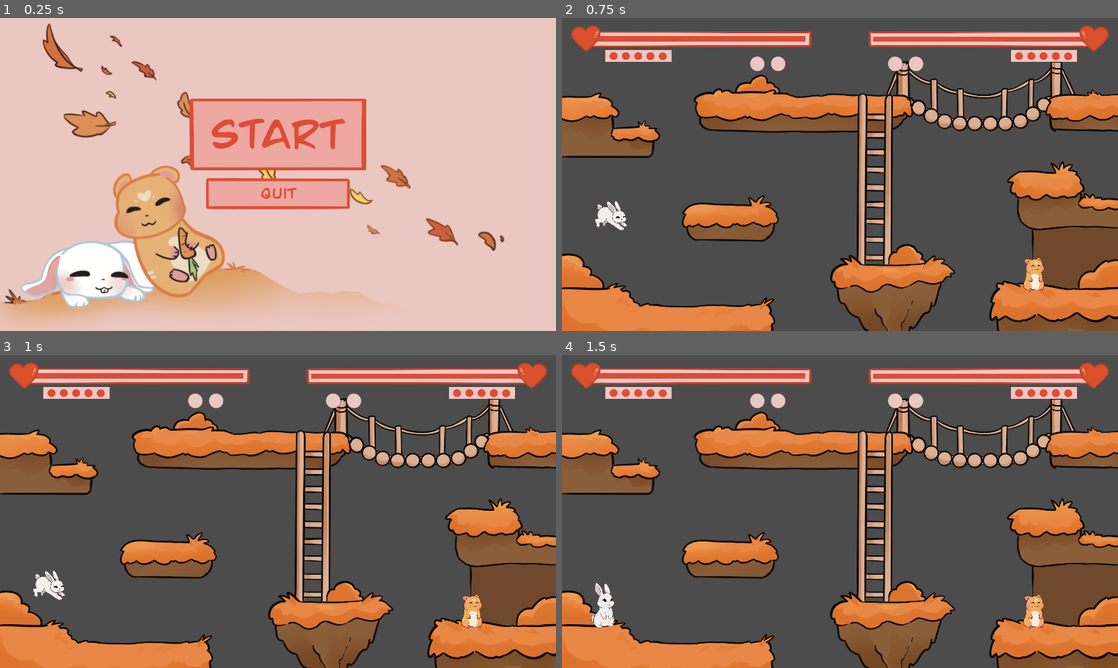
Above: before the commit, frames 1-4 (two rows, left to right).
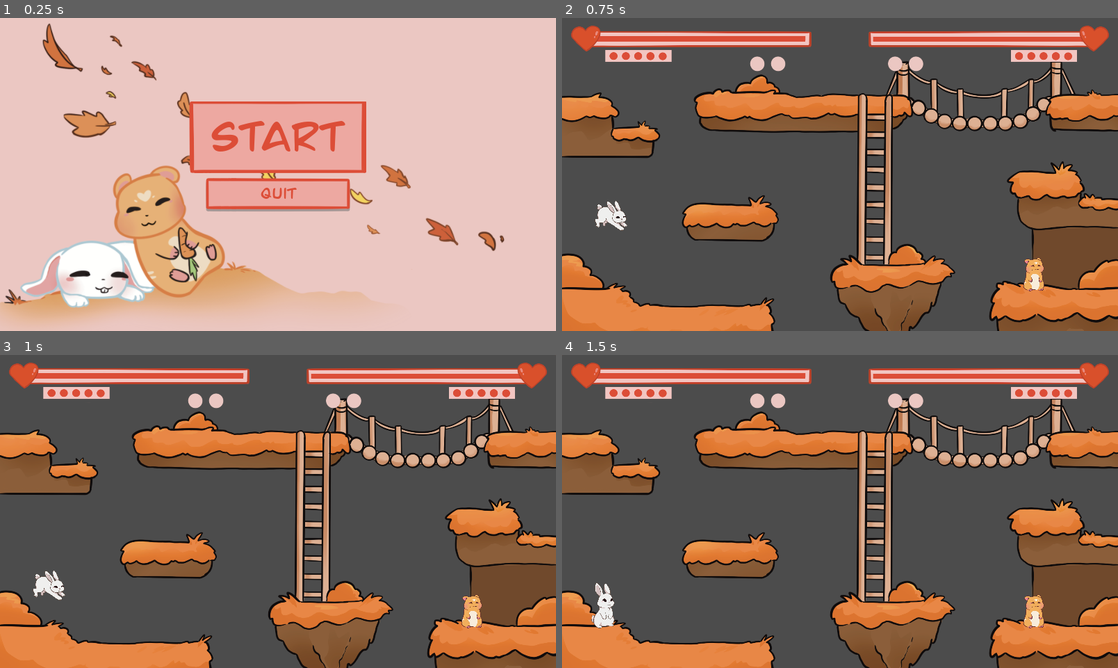
Above: after the commit, the same moments.

Repository: coffandro/ArcadeGame
Game: Godot game, scene res://Main.tscn
The game is run twice, just before and just after one commit, with the same random seed, the same clock (stepped at 60 frames per second) and the same inputs. The engine's default icon, where the game draws it, is replaced by a stand-in: a white triangle on a blue panel in a dark square.
Inputs (mouse positions are in pixels of both pictures, inside the frame that each line leads up to):
- Up to frame 1 (0.25 s): no input
- Up to frame 2 (0.75 s): click "Start" at 0.5 s
- Up to frame 3 (1 s): no input
- Up to frame 4 (1.5 s): move the mouse to (962, 495) at 1.27 s

The runs differ from the first frame. In frame 1, 2.0% of the frame differs, in the area x 34-66%, y 25-62%; in frame 2, nothing differs; in frame 3, nothing differs; in frame 4, nothing differs.

Commit message:
Use timer to shadow main texture button for better precision

Diff:
--- a/Main.tscn
+++ b/Main.tscn
@@ -16,14 +16,24 @@
 [node name="Main" type="Node"]
 script = ExtResource( 2 )
 
+[node name="SelectionTimer" type="Timer" parent="."]
+wait_time = 0.01
+one_shot = true
+autostart = true
+
 [node name="UI" type="Control" parent="."]
 anchor_right = 1.0
 anchor_bottom = 1.0
 theme = ExtResource( 3 )
 
-[node name="TextureRect" type="TextureRect" parent="UI"]
+[node name="BackgroundZindex" type="Node2D" parent="UI"]
+z_index = -10
+
+[node name="Background" type="TextureRect" parent="UI/BackgroundZindex"]
 anchor_right = 1.0
 anchor_bottom = 1.0
+margin_right = 1920.0
+margin_bottom = 1080.0
 texture = ExtResource( 4 )
 
 [node name="VBoxContainer" type="VBoxContainer" parent="UI"]
@@ -66,41 +76,6 @@
 margin_bottom = 261.0
 texture = ExtResource( 5 )
 
-[node name="CenterContainer2" type="CenterContainer" parent="UI/VBoxContainer"]
-visible = false
-margin_top = 273.0
-margin_right = 612.0
-margin_bottom = 384.0
-
-[node name="GuideButton" type="TextureButton" parent="UI/VBoxContainer/CenterContainer2"]
-margin_left = 56.0
-margin_right = 556.0
-margin_bottom = 111.0
-mouse_default_cursor_shape = 2
-texture_normal = ExtResource( 1 )
-script = ExtResource( 9 )
-
-[node name="Label" type="Label" parent="UI/VBoxContainer/CenterContainer2/GuideButton"]
-anchor_left = 0.5
-anchor_top = 0.5
-anchor_right = 0.5
-anchor_bottom = 0.5
-margin_left = -208.0
-margin_top = -27.5
-margin_right = 208.0
-margin_bottom = 27.5
-text = "Instructions"
-
-[node name="ShadowZindex" type="Node2D" parent="UI/VBoxContainer/CenterContainer2/GuideButton"]
-z_index = -1
-
-[node name="Shadow" type="TextureRect" parent="UI/VBoxContainer/CenterContainer2/GuideButton/ShadowZindex"]
-material = ExtResource( 7 )
-margin_top = 8.0
-margin_right = 500.0
-margin_bottom = 119.0
-texture = ExtResource( 1 )
-
 [node name="CenterContainer" type="CenterContainer" parent="UI/VBoxContainer"]
 margin_top = 273.0
 margin_right = 612.0
@@ -135,6 +110,6 @@
 margin_bottom = 119.0
 texture = ExtResource( 1 )
 
+[connection signal="timeout" from="SelectionTimer" to="." method="_on_SelectionTimer_timeout"]
 [connection signal="pressed" from="UI/VBoxContainer/PlayButton" to="." method="_on_PlayButton_pressed"]
-[connection signal="pressed" from="UI/VBoxContainer/CenterContainer2/GuideButton" to="." method="_on_GuideButton_pressed"]
 [connection signal="pressed" from="UI/VBoxContainer/CenterContainer/QuitButton" to="." method="_on_QuitButton_pressed"]
--- a/Scripts/Levels/Main.gd
+++ b/Scripts/Levels/Main.gd
@@ -6,7 +6,6 @@
 var Backtrack = preload("res://Sound/MenuMusic/Chiptune Vol2 Lighthearted Chill Main.wav")
 
 func _ready():
-	$UI/VBoxContainer/PlayButton.grab_focus()
 	$"../MusicPlayer".stream = Backtrack
 	$"../MusicPlayer".play()
 	#manual.rootScene = self
@@ -30,3 +29,9 @@
 	# $Background.show()
 	# $Leaves.show()
 	$Camera.current = true
+
+
+func _on_SelectionTimer_timeout() -> void:
+	$UI/VBoxContainer/PlayButton.grab_focus()
+	$UI/VBoxContainer/PlayButton.grab_click_focus()
+	$UI/VBoxContainer/PlayButton.select()
--- a/ShadowedTextureButton.gd
+++ b/ShadowedTextureButton.gd
@@ -2,12 +2,16 @@
 class_name ShadowedTextureButton
 
 onready var zero_position = rect_position
+var plus_position
 
 func _ready():
 	connect("mouse_entered", self, "_on_button_mouse_entered")
 	connect("mouse_exited", self, "_on_button_mouse_exited")
 	connect("focus_entered", self, "_on_focus_entered")
 	connect("focus_exited", self, "_on_focus_exited")
+
+	zero_position = rect_position
+	plus_position = Vector2($ShadowZindex/Shadow.rect_position.x, $ShadowZindex/Shadow.rect_position.y)
 
 func _on_button_mouse_entered():
 	grab_focus()
@@ -25,7 +29,7 @@
 
 func select():
 	$ShadowZindex.hide()
-	rect_position = zero_position + Vector2($ShadowZindex/Shadow.rect_position.x, $ShadowZindex/Shadow.rect_position.y)
+	rect_position = zero_position + plus_position
 
 func unselect():
 	$ShadowZindex.show()
